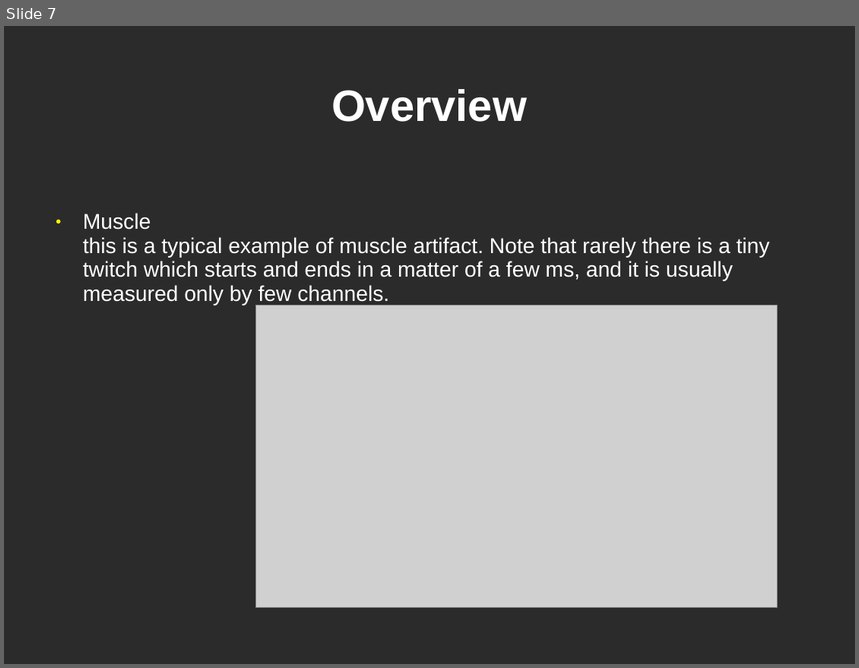
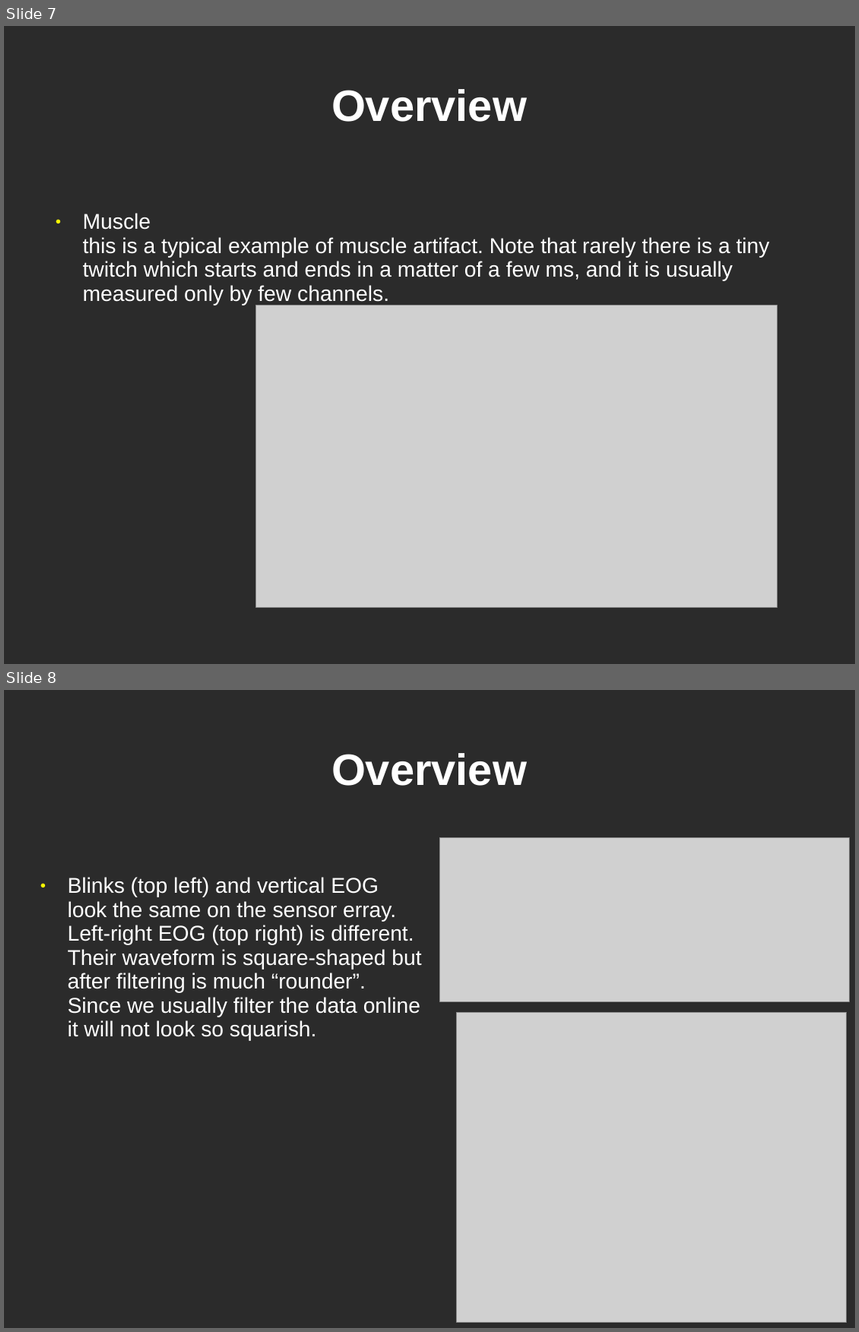
Before and after one commit to yuval-harpaz/work-drafts, a slide deck: docs/Tutorial4Begginers.ppt. Shown one above the other, each under a label of ours: slide 7 before the commit, slides 7 and 8 after it. The pictures are 859x668 and 859x1332 pixels, drawn with LibreOffice and Linux fonts; fonts in the diff are those of the drawing; grey boxes stand for pictures; background and template pictures are left out; a plain dark background stands for a picture behind light text. Boxes give left, top, right and bottom in pixels: in the first picture for what was removed or moved away, otherwise in the second. Text is boxed around its words. In the diff, an @@ line names an element or a change of style, - is before the commit and + after.

```diff
--- a/docs/Tutorial4Begginers.ppt
+++ b/docs/Tutorial4Begginers.ppt
@@ slide 8 added at (4, 690, 855, 1328), background picture (left out) @@
@@ title added at (332, 753, 527, 786), 41 pt, text #FFFFFF, bold @@
+Overview
@@ picture added at (440, 837, 850, 1002) @@
@@ text added at (68, 877, 421, 1041), 20 pt, text #FFFFFF @@
+● Blinks (top left) and vertical EOG
+  look the same on the sensor erray.
+  Left-right EOG (top right) is different.
+  Their waveform is square-shaped but
+  after filtering is much “rounder”.
+  Since we usually filter the data online
+  it will not look so squarish.
@@ picture added at (458, 1012, 848, 1322) @@
```
Also in this commit, not shown: 6 slides changed, 7 other slides added, 2 slides removed.
